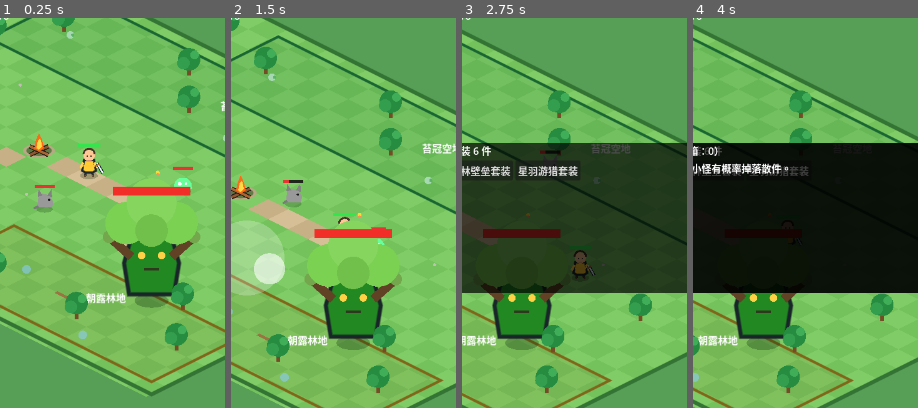
Above: before the commit, frames 1-4 (left to right).
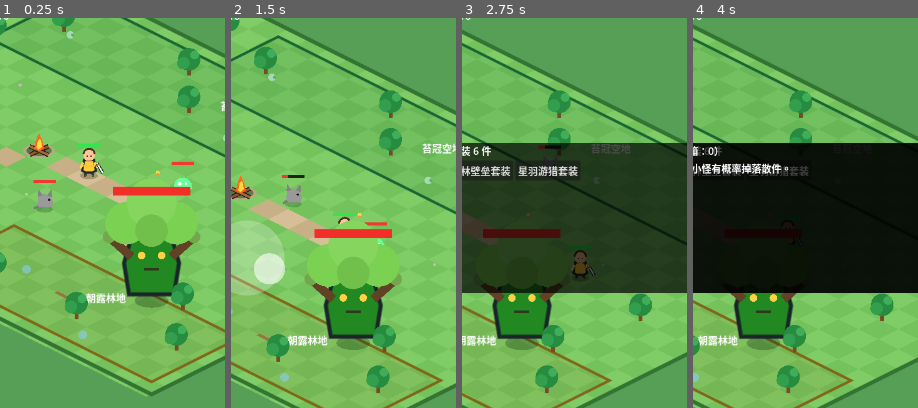
Above: after the commit, the same moments.

Repository: oneyi53/game
Game: Godot game, scene res://scenes/main.tscn
The game is run twice, just before and just after one commit, with the same random seed, the same clock (stepped at 60 frames per second) and the same inputs.
Inputs (mouse positions are % of the whole screen's width and height, from its top left):
- Up to frame 1 (0.25 s): no input
- Up to frame 2 (1.5 s): tap Enter at 0.5 s; move the mouse to (72, 45) at 0.52 s; hold Right (ui_right) 0.53-1.25 s; tap E at 0.6 s; click (72, 45) at 0.67 s; tap Space at 0.77 s; drag from (30, 55) to (84, 70) at 1.27 s
- Up to frame 3 (2.75 s): move the mouse to (60, 28) at 2.02 s; hold Right (ui_right) from 2.03 s (still down); tap Q at 2.1 s
- Up to frame 4 (4 s): release Right (ui_right) at 2.75 s; drag from (45, 71) to (20, 35) at 2.77 s; move the mouse to (80, 66) at 3.52 s; hold Left (ui_left) from 3.53 s (still down); tap B at 3.6 s; tap Space at 3.77 s
The pictures show only the part of the screen within x 26-76%, y 25-75%; the shares and areas given below are measured in that part.

The runs differ from the first frame. In frame 1, 0.3% of the frame differs, in the area x 14-87%, y 36-44%; in frame 2, 0.3%; in frame 3, 0.1%; in frame 4, nothing differs.

Commit message:
art: move enemy health bars clear of silhouettes

Diff:
--- a/scripts/enemy/enemy.gd
+++ b/scripts/enemy/enemy.gd
@@ -152,6 +152,7 @@
             draw_colored_polygon(PackedVector2Array([Vector2(-15.0, -2.0), Vector2(-13.0, -17.0), Vector2(-5.0, -26.0), Vector2(8.0, -24.0), Vector2(15.0, -13.0), Vector2(12.0, -2.0)]), enemy_color)
             draw_colored_polygon(PackedVector2Array([Vector2(-8.0, -18.0), Vector2(-4.0, -24.0), Vector2(2.0, -20.0)]), Color(0.75, 0.75, 0.72))
             draw_circle(Vector2(7.0, -7.0), 3.0, Color(1.0, 0.8, 0.2))
-    draw_rect(Rect2(-16.0, -39.0, 32.0, 5.0), Color(0.08, 0.08, 0.08, 0.9))
-    var fill: float = 32.0 * float(hp) / float(max_hp) if max_hp > 0 else 0.0
-    draw_rect(Rect2(-16.0, -39.0, fill, 5.0), Color(0.9, 0.2, 0.2))
+    # Keep the health bar clear of ears, horns, wings and mushroom caps.
+    draw_rect(Rect2(-18.0, -47.0, 36.0, 5.0), Color(0.08, 0.08, 0.08, 0.92))
+    var fill: float = 36.0 * float(hp) / float(max_hp) if max_hp > 0 else 0.0
+    draw_rect(Rect2(-18.0, -47.0, fill, 5.0), Color(0.95, 0.22, 0.2))
